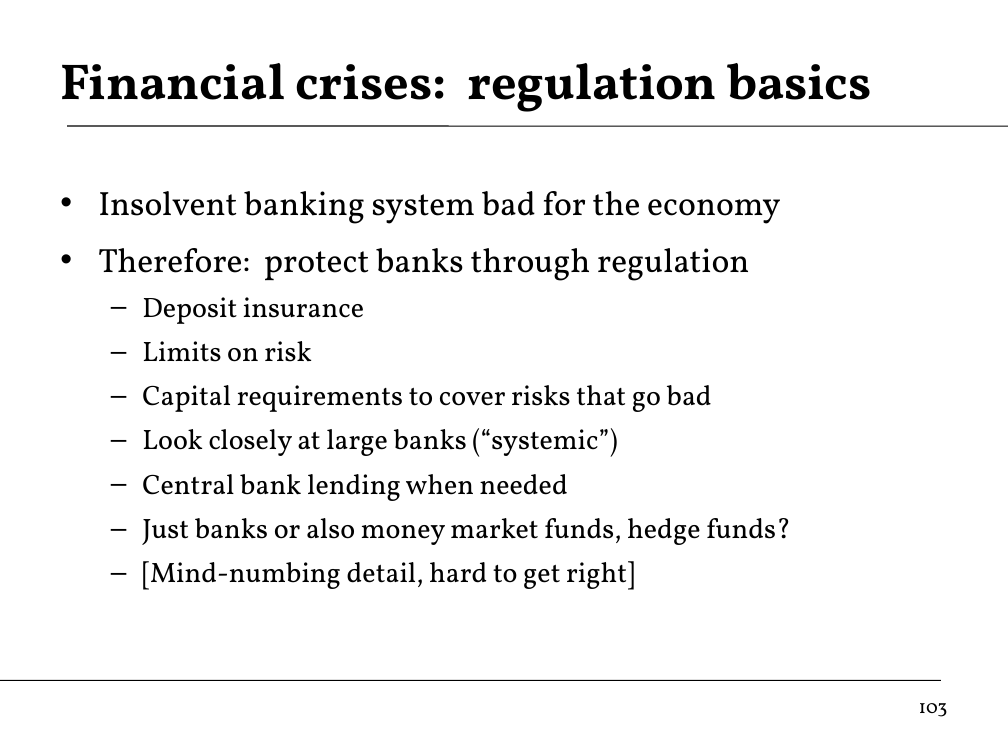
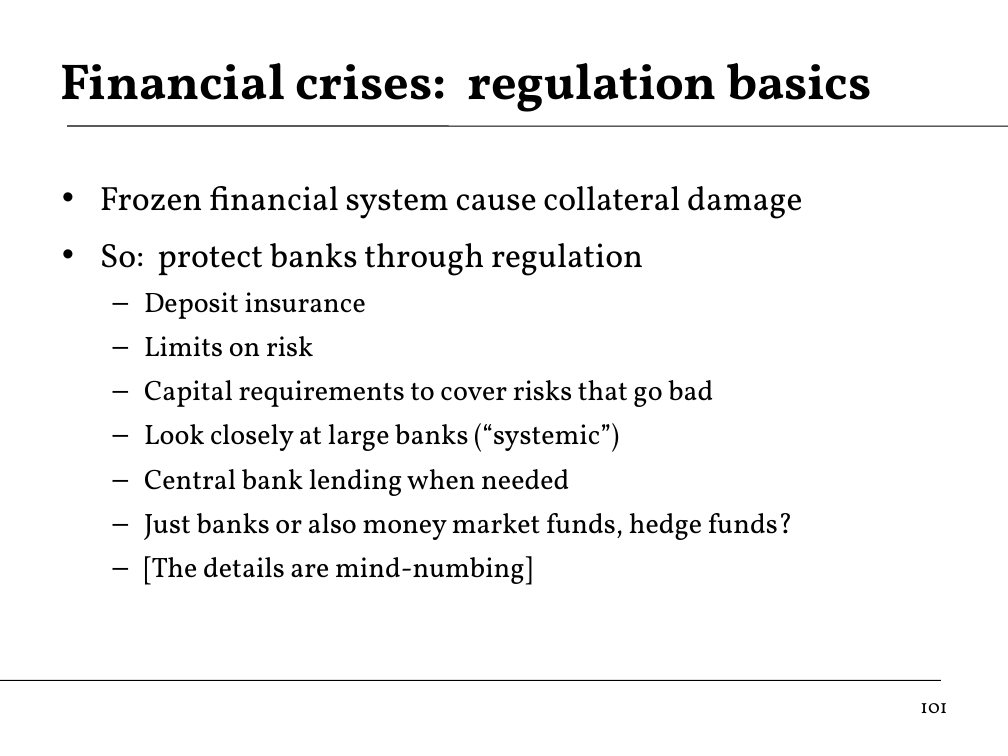
Before and after one commit to DaveBackus/Global_Economy, a slide deck: slide 101 of Slides/slides_labcap_f14.pptx (slide 103 before the commit). Drawn at 1008x756 pixels with LibreOffice and Linux fonts; fonts in the diff are those of the drawing. Boxes give left, top, right and bottom in pixels: in the first picture for what was removed or moved away, otherwise in the second. Text is boxed around its words. In the diff, an @@ line names an element or a change of style, - is before the commit and + after.

```diff
--- a/Slides/slides_labcap_f14.pptx
+++ b/Slides/slides_labcap_f14.pptx
@@ text at [100,186,802,276]: text changed @@
-• Insolvent banking system bad for the economy
-• Therefore: protect banks through regulation
+• Frozen financial system cause collateral damage
+• So: protect banks through regulation
@@ text at [144,556,532,585]: text changed @@
-  – [Mind-numbing detail, hard to get right]
+  – [The details are mind-numbing]
@@ page number at [920,703,947,713]: text changed @@
-103
+101
```
Also in this commit, not shown: 32 other slides changed, 14 slides added, 8 slides removed, 27 other files.
